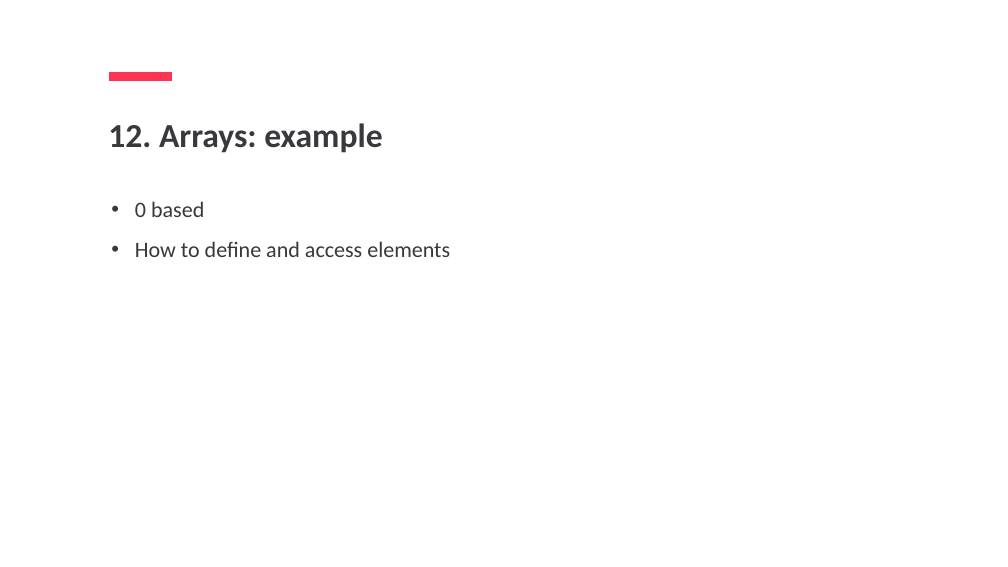
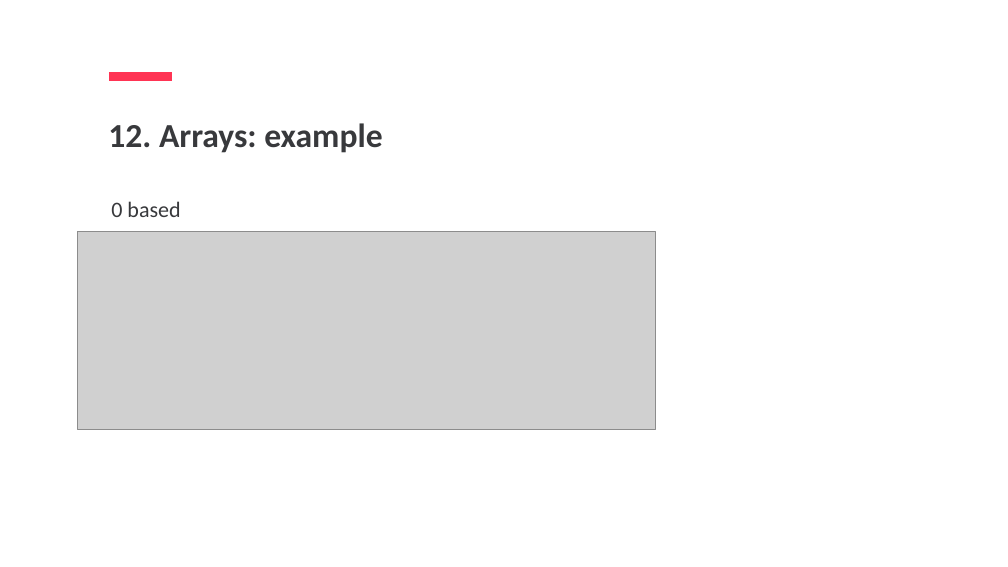
Before and after one commit to jpotapova/js-lecture-1, a slide deck: slide 57 of JS1-Jelizaveta-Potapova.pptx (slide 52 before the commit). Drawn at 1008x567 pixels with LibreOffice and Linux fonts; fonts in the diff are those of the drawing; grey boxes stand for pictures. Boxes give left, top, right and bottom in pixels: in the first picture for what was removed or moved away, otherwise in the second. Text is boxed around its words. In the diff, an @@ line names an element or a change of style, - is before the commit and + after.

```diff
--- a/JS1-Jelizaveta-Potapova.pptx
+++ b/JS1-Jelizaveta-Potapova.pptx
@@ text "0 based" at (111,201,180,217): bullet • to none @@
@@ picture added at (77,231,655,429) @@
@@ text at (135,241,450,257): paragraph removed @@
-• How to define and access elements
```
Also in this commit, not shown: 27 other slides changed, 7 slides added, 3 other files.
